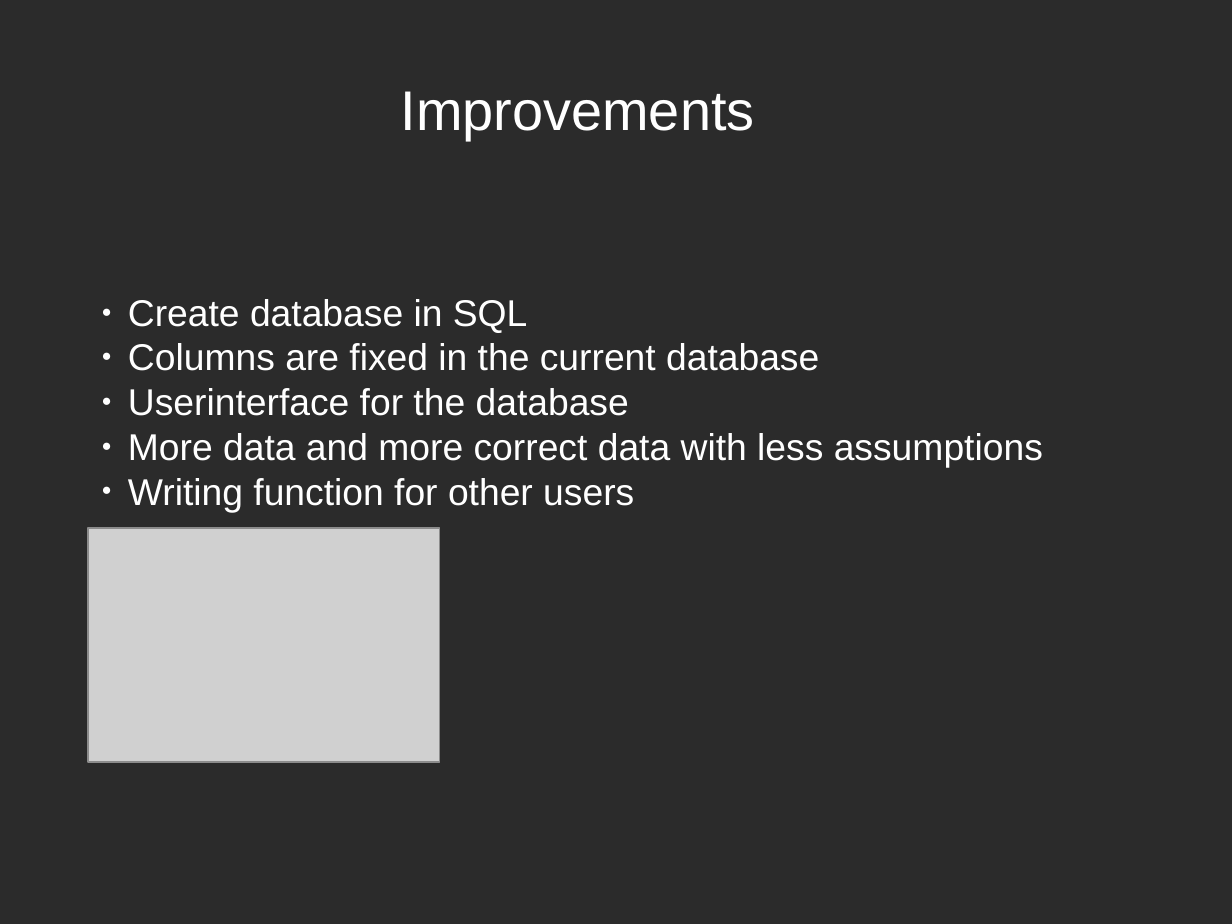
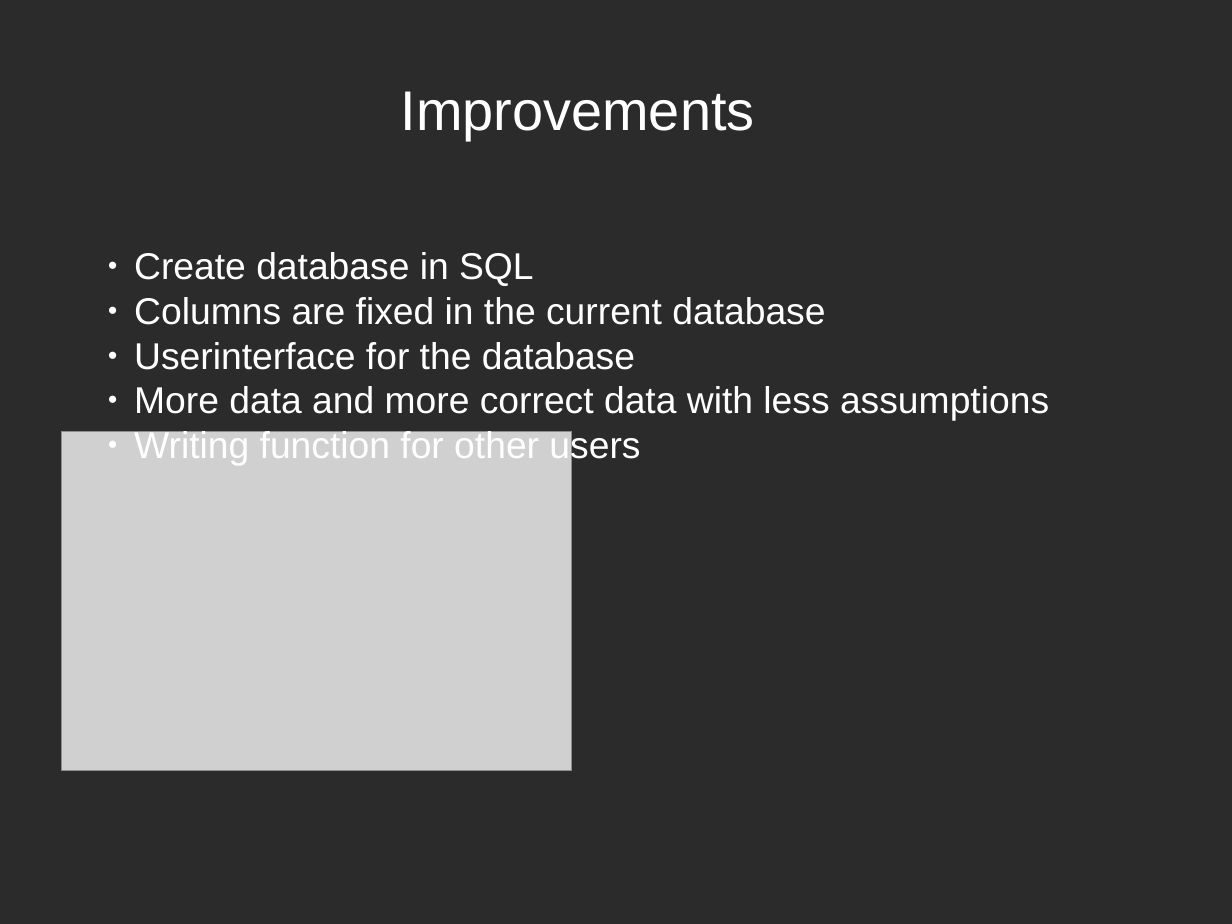
Before and after one commit to theinfluenzor/hu_bp_python_course, a slide deck: slide 8 of Project/Input/Vortrag/Vortrag.odp. Drawn at 1232x924 pixels with LibreOffice and Linux fonts; fonts in the diff are those of the drawing; grey boxes stand for pictures; background and template pictures are left out; a plain dark background stands for a picture behind light text. Boxes give left, top, right and bottom in pixels: in the first picture for what was removed or moved away, otherwise in the second. Text is boxed around its words. In the diff, an @@ line names an element or a change of style, - is before the commit and + after.

```diff
--- a/Project/Input/Vortrag/Vortrag.odp
+++ b/Project/Input/Vortrag/Vortrag.odp
@@ text "Create database in SQL" moved from (x1=128, y1=299, x2=1043, y2=512) to (x1=134, y1=252, x2=1049, y2=466) @@
@@ picture resized from (x1=88, y1=528, x2=440, y2=761) to (x1=61, y1=432, x2=572, y2=771) @@
```
Also in this commit, not shown: 7 other files.
